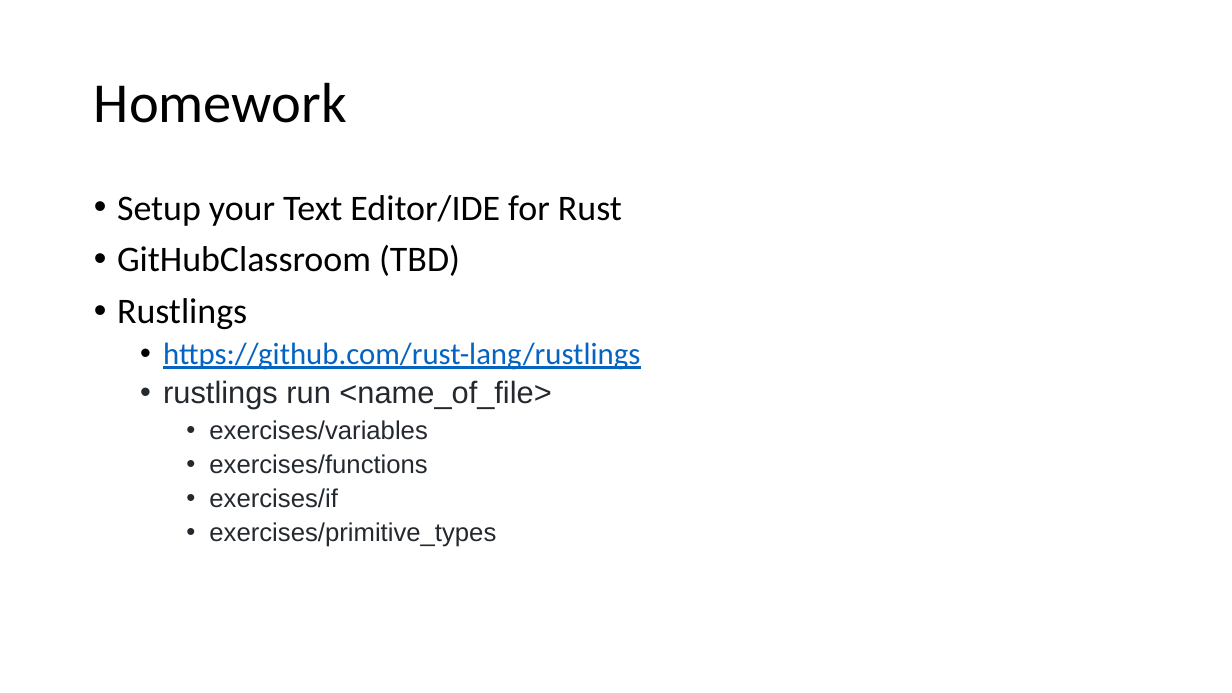
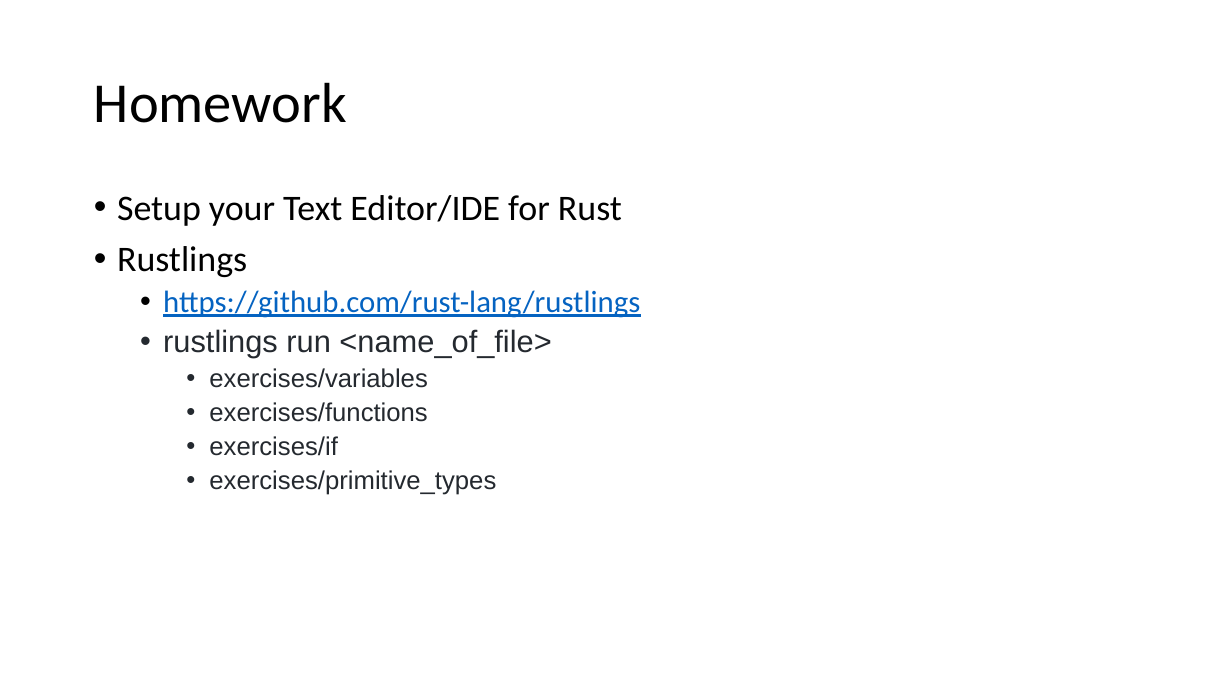
Before and after one commit to kugushev/course-rust-basics, a slide deck: slide 50 of pres/01-Intro.pptx. Drawn at 1232x693 pixels with LibreOffice and Linux fonts; fonts in the diff are those of the drawing. Boxes give left, top, right and bottom in pixels: in the first picture for what was removed or moved away, otherwise in the second. Text is boxed around its words. In the diff, an @@ line names an element or a change of style, - is before the commit and + after.

```diff
--- a/pres/01-Intro.pptx
+++ b/pres/01-Intro.pptx
@@ text at [117,245,460,276]: paragraph removed @@
-• GitHubClassroom (TBD)
```
Also in this commit, not shown: 1 other slide changed, 4 other files.
